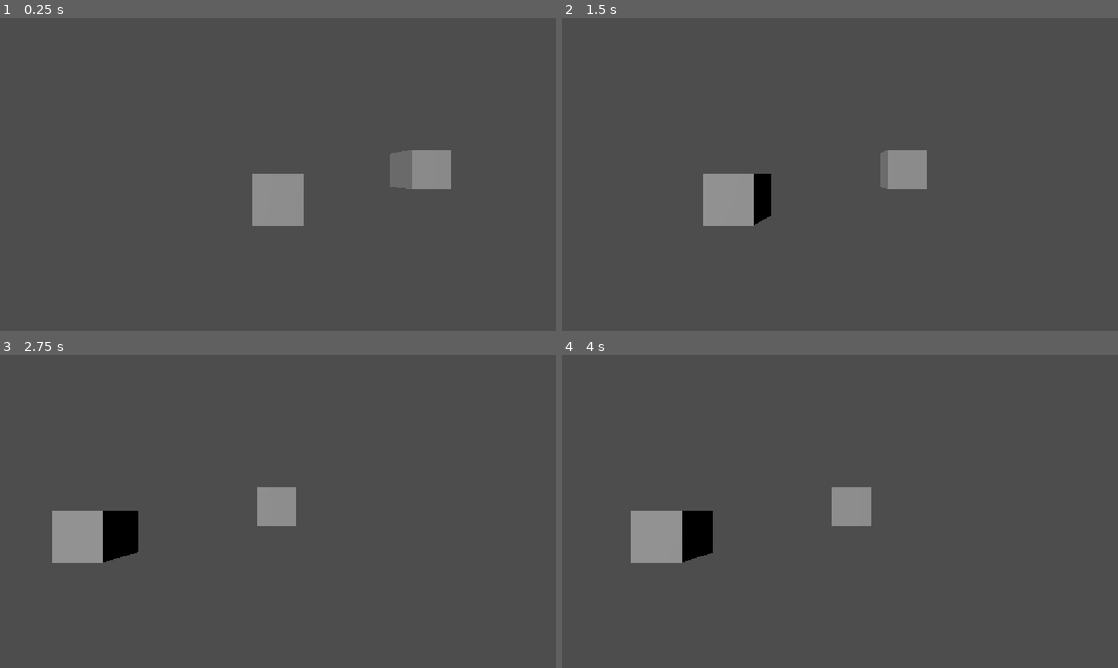
Above: before the commit, frames 1-4 (two rows, left to right).
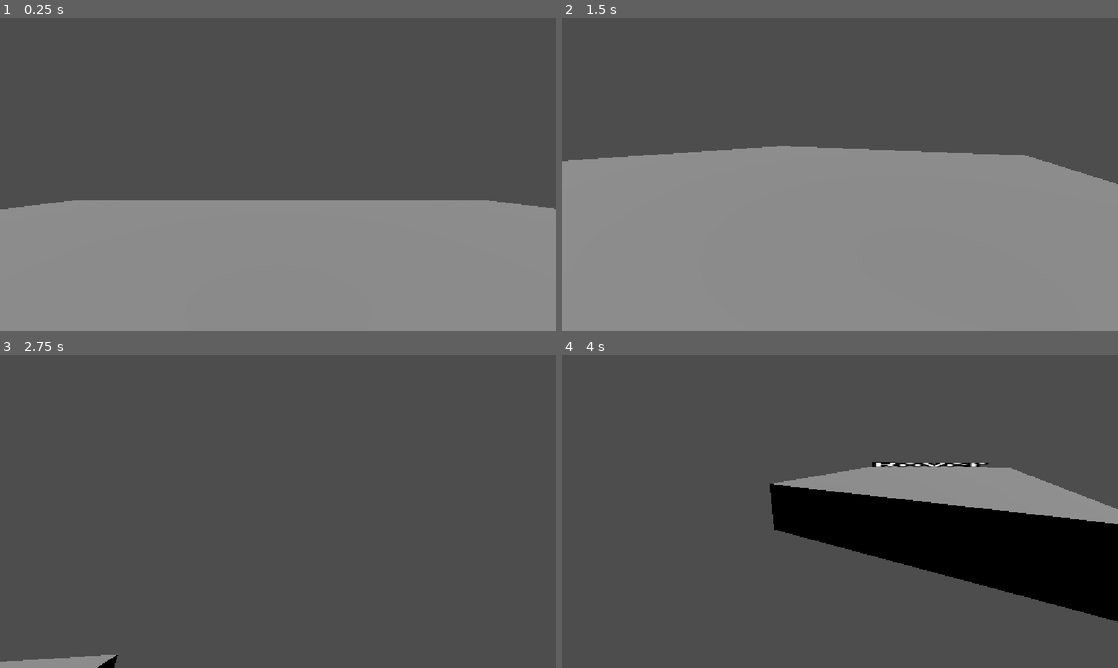
Above: after the commit, the same moments.

Repository: Roclight-Code/Into-The-Stars
Game: Godot game, scene res://Main.tscn
Same seed, same stepped clock (60 frames per second), same inputs: the game is played once before the commit and once after it. Before the commit the project has no main scene; this scene is started directly in both runs.
Inputs (mouse positions are in pixels of both pictures, inside the frame that each line leads up to):
- Up to frame 1 (0.25 s): no input
- Up to frame 2 (1.5 s): tap Enter (ui_accept) at 0.5, 0.77, 0.8, 1.07 s; move the mouse to (962, 158) at 0.52 s; hold Right (ui_right) 0.53-1.25 s; hold E (interact, bound only after the commit) 0.53-1.25 s; click (962, 158) at 0.67 s; drag from (728, 190) to (812, 237) at 1.27 s
- Up to frame 3 (2.75 s): tap Enter (ui_accept) at 2, 2.3 s; move the mouse to (333, 442) at 2.02 s; hold Right (ui_right) from 2.03 s (still down); hold E (interact, bound only after the commit) from 2.03 s (still down); click (333, 442) at 2.17 s
- Up to frame 4 (4 s): release Right (ui_right) at 2.75 s; release E (interact, bound only after the commit) at 2.75 s; drag from (812, 574) to (673, 464) at 2.77 s; move the mouse to (1006, 558) at 3.52 s; hold Left (ui_left) from 3.53 s (still down); tap Enter (ui_accept) at 3.6, 3.77 s; click (1006, 558) at 3.67 s

The runs differ from the first frame. In frame 1, 43% of the frame differs, in the area x 0-100%, y 42-100%; in frame 2, 54%, in the area x 0-100%, y 40-100%; in frame 3, 4.0%; in frame 4, 22%.

Commit message:
Building Blocks

Diff:
--- a/Main.tscn
+++ b/Main.tscn
@@ -1,30 +1,86 @@
 [gd_scene format=3 uid="uid://cfqypb3aafthb"]
 
-[ext_resource type="Script" uid="uid://dtm1cg5hrbg80" path="res://Monitor_Camera.gd" id="1_glv2v"]
+[ext_resource type="Script" uid="uid://dx1kuny6ji3ek" path="res://player_movement.gd" id="1_glv2v"]
+[ext_resource type="Script" uid="uid://beqw3x6tsvhm8" path="res://player_interact_raycast.gd" id="2_cm0pq"]
+[ext_resource type="Script" uid="uid://bdwrmjmodyta4" path="res://button_ahead.gd" id="2_r0du0"]
+[ext_resource type="Script" uid="uid://clgnb5oct7l25" path="res://rover_static_body.gd" id="3_cm0pq"]
 
-[sub_resource type="BoxMesh" id="BoxMesh_ayyc1"]
+[sub_resource type="GDScript" id="GDScript_cm0pq"]
+script/source = "extends Camera3D
+"
 
-[sub_resource type="BoxMesh" id="BoxMesh_0alb6"]
+[sub_resource type="SphereShape3D" id="SphereShape3D_ayyc1"]
 
-[sub_resource type="BoxMesh" id="BoxMesh_c4s4q"]
+[sub_resource type="BoxShape3D" id="BoxShape3D_c4s4q"]
+size = Vector3(1, 0.5, 1)
 
-[node name="Main" type="Node3D" unique_id=1445796514]
+[sub_resource type="BoxMesh" id="BoxMesh_oswh7"]
 
-[node name="Monitor Camera" type="Camera3D" parent="." unique_id=2118457392]
-transform = Transform3D(1, 0, 0, 0, 1, 0, 0, 0, 1, 0, 0.5, 0)
+[sub_resource type="CylinderMesh" id="CylinderMesh_0alb6"]
+
+[sub_resource type="CylinderShape3D" id="CylinderShape3D_ayyc1"]
+
+[sub_resource type="BoxShape3D" id="BoxShape3D_a368p"]
+
+[sub_resource type="BoxMesh" id="BoxMesh_chw0c"]
+
+[node name="Main (Node3D)" type="Node3D" unique_id=1445796514]
+
+[node name="Player" type="CharacterBody3D" parent="." unique_id=266951257]
+transform = Transform3D(1, 0, 0, 0, 1, 0, 0, 0, 1, -0.044044495, 11.534232, 0)
+disable_mode = 2
+floor_stop_on_slope = false
 script = ExtResource("1_glv2v")
 
-[node name="MeshInstance3D" type="MeshInstance3D" parent="." unique_id=630406623]
-transform = Transform3D(1, 0, 0, 0, 1, 0, 0, 0, 1, 0, 0, -4.496441)
-mesh = SubResource("BoxMesh_ayyc1")
+[node name="Head" type="Camera3D" parent="Player" unique_id=185801676]
+current = true
+script = SubResource("GDScript_cm0pq")
 
-[node name="MeshInstance3D2" type="MeshInstance3D" parent="." unique_id=764328033]
-transform = Transform3D(1, 0, 0, 0, 1, 0, 0, 0, 1, 3.8985028, 0.6294453, -5.6717887)
-mesh = SubResource("BoxMesh_0alb6")
+[node name="RayCast3D" type="RayCast3D" parent="Player/Head" unique_id=381948238]
+transform = Transform3D(1, 0, 0, 0, 1, 0, 0, 0, -3, 0, 0, 0)
+script = ExtResource("2_cm0pq")
 
-[node name="MeshInstance3D3" type="MeshInstance3D" parent="." unique_id=316166141]
-transform = Transform3D(1, 0, 0, 0, 1, 0, 0, 0, 1, -3.051898, 1.3480659, -1.2889493)
-mesh = SubResource("BoxMesh_c4s4q")
+[node name="CollisionShape3D" type="CollisionShape3D" parent="Player" unique_id=196247890]
+visible = false
+shape = SubResource("SphereShape3D_ayyc1")
 
-[node name="DirectionalLight3D" type="DirectionalLight3D" parent="." unique_id=1000099166]
-transform = Transform3D(0.86535186, 0, -0.5011648, 0, 1, 0, 0.5011648, 0, 0.86535186, -5.813189, 0, 0)
+[node name="PlayerPlatformStatic" type="StaticBody3D" parent="." unique_id=627813432]
+
+[node name="PlayerPlatformCollision" type="CollisionShape3D" parent="PlayerPlatformStatic" unique_id=2056538450]
+transform = Transform3D(8, 0, 0, 0, 8, 0, 0, 0, 8, 0, 10, 0)
+shape = SubResource("BoxShape3D_c4s4q")
+
+[node name="PlayerPlatformMesh" type="MeshInstance3D" parent="PlayerPlatformStatic/PlayerPlatformCollision" unique_id=2123739330]
+transform = Transform3D(1.005, 0, 0, 0, 0.5, 0, 0, 0, 1.005, 0, 0, 0)
+mesh = SubResource("BoxMesh_oswh7")
+
+[node name="ButtonAhead" type="StaticBody3D" parent="PlayerPlatformStatic" unique_id=112388650]
+transform = Transform3D(1, 0, 0, 0, 0.175, 0, 0, 0, 1, 4.240834, 11.977455, 3.077097)
+script = ExtResource("2_r0du0")
+
+[node name="MeshInstance3D" type="MeshInstance3D" parent="PlayerPlatformStatic/ButtonAhead" unique_id=1692939258]
+mesh = SubResource("CylinderMesh_0alb6")
+
+[node name="CollisionShape3D" type="CollisionShape3D" parent="PlayerPlatformStatic/ButtonAhead" unique_id=510803577]
+shape = SubResource("CylinderShape3D_ayyc1")
+
+[node name="DirectionalLight3D" type="DirectionalLight3D" parent="." unique_id=1412188546]
+transform = Transform3D(1, 0, 0, 0, 0.46792984, 0.88376564, 0, -0.88376564, 0.46792984, 0, 25.909355, 0)
+shadow_enabled = true
+
+[node name="RoverStaticBody" type="StaticBody3D" parent="." unique_id=356854698 node_paths=PackedStringArray("button")]
+transform = Transform3D(15, 0, 0, 0, 2.007, 0, 0, 0, 10, 18, 0, 0)
+script = ExtResource("3_cm0pq")
+button = NodePath("../PlayerPlatformStatic/ButtonAhead")
+
+[node name="CollisionShape3D" type="CollisionShape3D" parent="RoverStaticBody" unique_id=1865148875]
+shape = SubResource("BoxShape3D_a368p")
+
+[node name="MeshInstance3D" type="MeshInstance3D" parent="RoverStaticBody" unique_id=941957612]
+mesh = SubResource("BoxMesh_chw0c")
+
+[node name="Label3D" type="Label3D" parent="RoverStaticBody" unique_id=735782258]
+transform = Transform3D(1, 0, 0, 0, 1, 0, 0, 0, 1, 0, 0.7705515, 0)
+billboard = 1
+text = "Rover
+"
--- a/Monitor_Camera.gd
+++ /dev/null
@@ -1,79 +0,0 @@
-extends Camera3D
-
-@export var max_speed: float = 3.0
-
-# How quickly the camera reaches top speed, in units per second squared.
-# Higher = snappier, lower = floaty and gradual.
-@export var acceleration: float = 10.0
-
-# How quickly it slows to a stop when nothing is pressed.
-@export var deceleration: float = 8.0
-
-# If true, "forward" follows where the camera faces (flattened to the ground).
-# If false, directions are fixed world axes.
-@export var relative_to_camera: bool = true
-
-# Every direction currently being requested (for example, forward AND left held together).
-var _active_dirs: Array[Vector3] = []
-
-# The camera's current velocity (direction and speed combined).
-var _velocity: Vector3 = Vector3.ZERO
-
-# Called by a button when it should START pushing the camera.
-func start_moving(dir: Vector3) -> void:
-	# Only add it if it isn't already there, so it can't be counted twice.
-	if not _active_dirs.has(dir):
-		_active_dirs.append(dir)
-
-# Called by a button when it should STOP pushing the camera.
-func stop_moving(dir: Vector3) -> void:
-	_active_dirs.erase(dir)
-
-# Runs every frame. "delta" is the time since the last frame in seconds.
-# Multiplying by delta keeps movement the same speed at any frame rate.
-func _process(delta: float) -> void:
-	# Add up all active directions into one combined direction.
-	var input_dir := Vector3.ZERO
-	for d in _active_dirs:
-		input_dir += d
-
-	# Convert the local direction into a world direction if needed.
-	if relative_to_camera:
-		# Rotate the input by the camera's rotation, then flatten it
-		# so looking slightly downward doesn't make the camera sink.
-		input_dir = global_transform.basis * input_dir
-		input_dir.y = 0.0
-
-	# normalized() makes the length 1, so moving diagonally isn't faster.
-	input_dir = input_dir.normalized()
-
-	# The velocity we WANT to reach this frame.
-	var target_velocity := input_dir * max_speed
-
-	# Pick speeding up or slowing down depending on whether anything is pressed.
-	var rate := acceleration if input_dir != Vector3.ZERO else deceleration
-
-	# move_toward nudges the velocity toward the target by at most rate * delta.
-	# This gives the smooth ease in and ease out.
-	_velocity = _velocity.move_toward(target_velocity, rate * delta)
-
-	# Finally, move the camera by velocity * delta.
-	global_position += _velocity * delta
-func _unhandled_input(event: InputEvent) -> void: #THIS IS THE SECTION FOR
-	# Pressing a key starts that direction, releasing it stops that direction.
-	if event.is_action_pressed("ui_up"):
-		start_moving(Vector3.FORWARD)
-	elif event.is_action_released("ui_up"):
-		stop_moving(Vector3.FORWARD)
-	if event.is_action_pressed("ui_down"):
-		start_moving(Vector3.BACK)
-	elif event.is_action_released("ui_down"):
-		stop_moving(Vector3.BACK)
-	if event.is_action_pressed("ui_left"):
-		start_moving(Vector3.LEFT)
-	elif event.is_action_released("ui_left"):
-		stop_moving(Vector3.LEFT)
-	if event.is_action_pressed("ui_right"):
-		start_moving(Vector3.RIGHT)
-	elif event.is_action_released("ui_right"):
-		stop_moving(Vector3.RIGHT)
--- /dev/null
+++ b/button_ahead.gd
@@ -0,0 +1,6 @@
+extends StaticBody3D
+
+var is_held := false
+
+func set_held(value: bool) -> void:
+	is_held = value
--- /dev/null
+++ b/player_interact_raycast.gd
@@ -0,0 +1,16 @@
+extends RayCast3D
+
+var current: Object = null
+
+func _physics_process(_delta: float) -> void:
+	var target = get_collider() if is_colliding() else null
+
+	# Looked away from the button: release it
+	if target != current:
+		if current and current.has_method("set_held"):
+			current.set_held(false)
+		current = target
+
+	# Hold E while looking at the button
+	if current and current.has_method("set_held"):
+		current.set_held(Input.is_action_pressed("interact"))
--- /dev/null
+++ b/player_movement.gd
@@ -0,0 +1,42 @@
+extends CharacterBody3D
+
+@export var speed := 5.0
+@export var jump_velocity := 4.5
+@export var mouse_sensitivity := 0.003
+
+var gravity: float = ProjectSettings.get_setting("physics/3d/default_gravity")
+
+@onready var head: Node3D = $Head
+
+func _ready() -> void:
+	Input.mouse_mode = Input.MOUSE_MODE_CAPTURED
+
+func _unhandled_input(event: InputEvent) -> void:
+	if event is InputEventMouseMotion and Input.mouse_mode == Input.MOUSE_MODE_CAPTURED:
+		rotate_y(-event.relative.x * mouse_sensitivity)
+		head.rotate_x(-event.relative.y * mouse_sensitivity)
+		head.rotation.x = clamp(head.rotation.x, deg_to_rad(-89), deg_to_rad(89))
+
+	if event.is_action_pressed("ui_cancel"):
+		Input.mouse_mode = Input.MOUSE_MODE_VISIBLE
+	elif event is InputEventMouseButton and event.pressed:
+		Input.mouse_mode = Input.MOUSE_MODE_CAPTURED
+
+func _physics_process(delta: float) -> void:
+	if not is_on_floor():
+		velocity.y -= gravity * delta
+
+	if Input.is_action_just_pressed("ui_accept") and is_on_floor():
+		velocity.y = jump_velocity
+
+	var input_dir := Input.get_vector("ui_left", "ui_right", "ui_up", "ui_down")
+	var direction := (transform.basis * Vector3(input_dir.x, 0, input_dir.y)).normalized()
+
+	if direction:
+		velocity.x = direction.x * speed
+		velocity.z = direction.z * speed
+	else:
+		velocity.x = move_toward(velocity.x, 0, speed)
+		velocity.z = move_toward(velocity.z, 0, speed)
+
+	move_and_slide()
--- a/project.godot
+++ b/project.godot
@@ -11,6 +11,7 @@
 [application]
 
 config/name="Into The Stars"
+run/main_scene="uid://cfqypb3aafthb"
 config/features=PackedStringArray("4.7", "Forward Plus")
 config/icon="res://icon.svg"
 
@@ -19,6 +20,14 @@
 window/stretch/mode="canvas_items"
 window/stretch/aspect="expand"
 
+[input]
+
+interact={
+"deadzone": 0.2,
+"events": [Object(InputEventKey,"resource_local_to_scene":false,"resource_name":"","device":16,"window_id":0,"alt_pressed":false,"shift_pressed":false,"ctrl_pressed":false,"meta_pressed":false,"pressed":false,"keycode":0,"physical_keycode":69,"key_label":0,"unicode":0,"location":0,"echo":false,"script":null)
+]
+}
+
 [physics]
 
 3d/physics_engine="Jolt Physics"
--- /dev/null
+++ b/rover_static_body.gd
@@ -0,0 +1,8 @@
+extends StaticBody3D
+
+@export var button: StaticBody3D  # drag the button here in the Inspector
+@export var speed := 2.0
+
+func _process(delta: float) -> void:
+	if button and button.is_held:
+		global_position -= global_transform.basis.z * speed * delta
Not shown, removed: Monitor_Camera.gd.uid
Not shown, added: button_ahead.gd.uid
Not shown, added: player_interact_raycast.gd.uid
Not shown, added: player_movement.gd.uid
Not shown, added: rover_static_body.gd.uid
Not shown, added: Main.tscn24055550480.tmp
Not shown, added: Main.tscn24064469202.tmp
Not shown, added: Main.tscn24082622761.tmp
